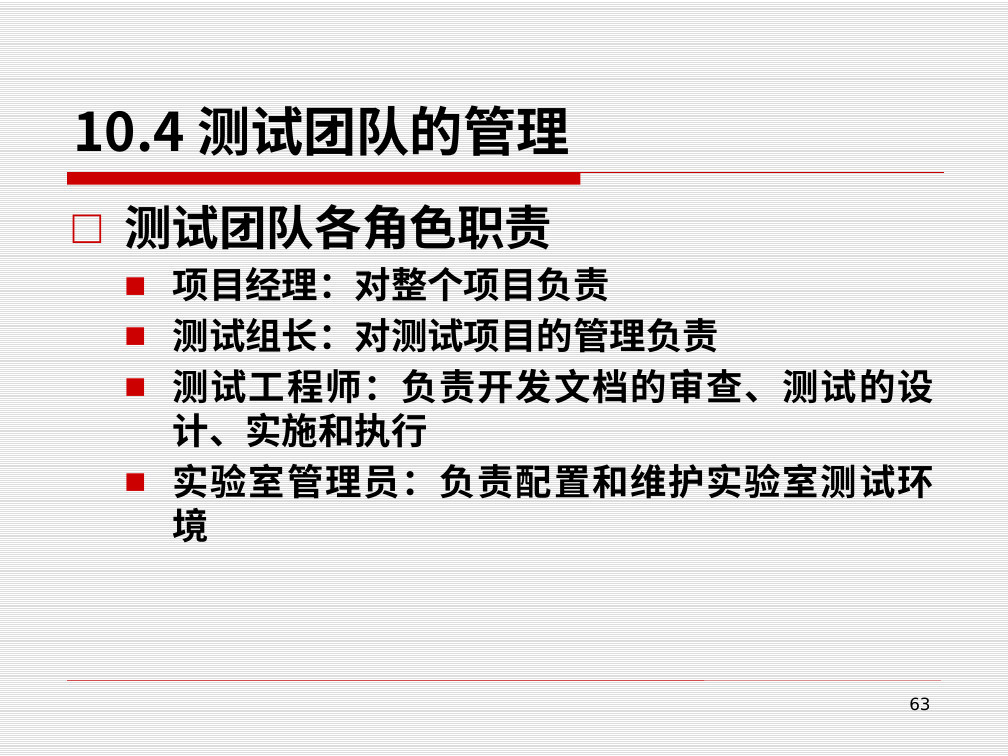
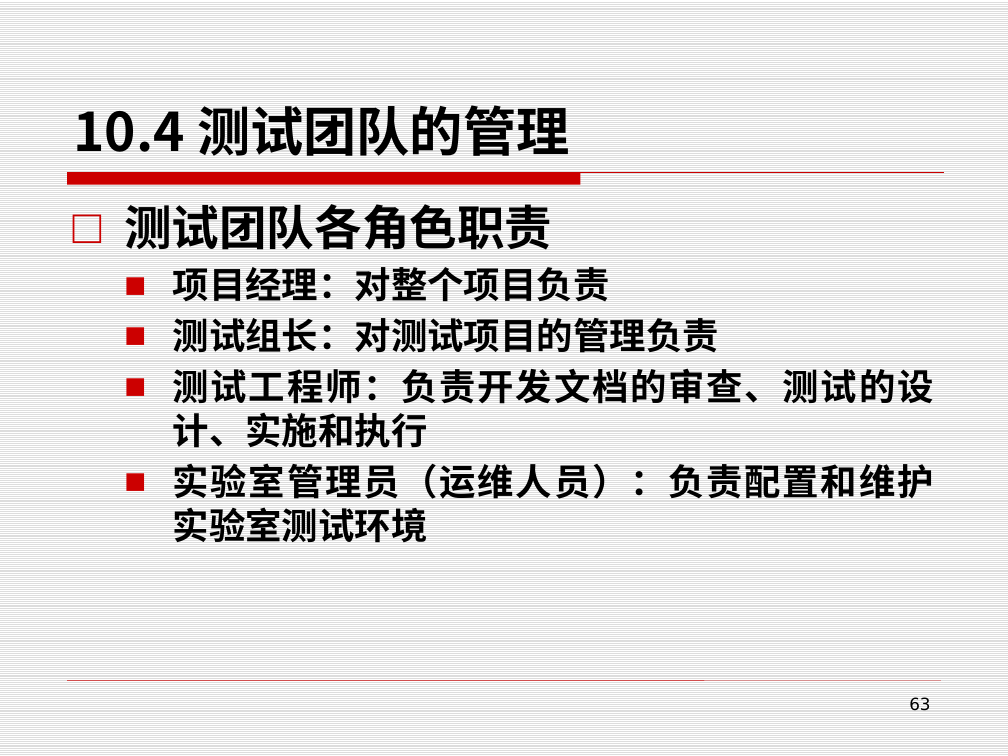
Before and after one commit to edu2act/course-foundation-software-tesing, a slide deck: slide 63 of PPT/第三部分 软件测试应用/10.3 测试过程管理.pptx. Drawn at 1008x756 pixels with LibreOffice and Linux fonts; fonts in the diff are those of the drawing. Boxes give left, top, right and bottom in pixels: in the first picture for what was removed or moved away, otherwise in the second. Text is boxed around its words. In the diff, an @@ line names an element or a change of style, - is before the commit and + after.

Commit message:
测试过程管理

```diff
--- a/PPT/第三部分 软件测试应用/10.3 测试过程管理.pptx
+++ b/PPT/第三部分 软件测试应用/10.3 测试过程管理.pptx
@@ text at (173, 463, 934, 543): text changed @@
-  ■ 实验室管理员：负责配置和维护实验室测试环境
+  ■ 实验室管理员（运维人员）：负责配置和维护实验室测试环境
```
Also in this commit, not shown: 6 other slides changed, 1 slide added, 1 slide removed, 2 other files.
